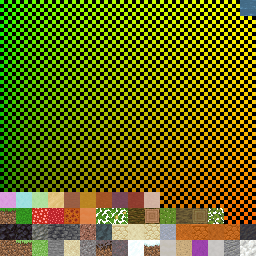
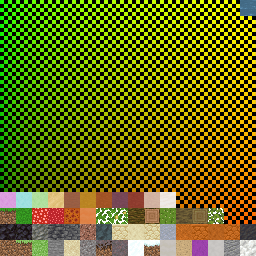
Before/after of a 256 × 256 layered artwork. What changed in the layer stack:
renamed "mask #1" to "blocks", painted on it over left=160, top=192, right=176, bottom=208
